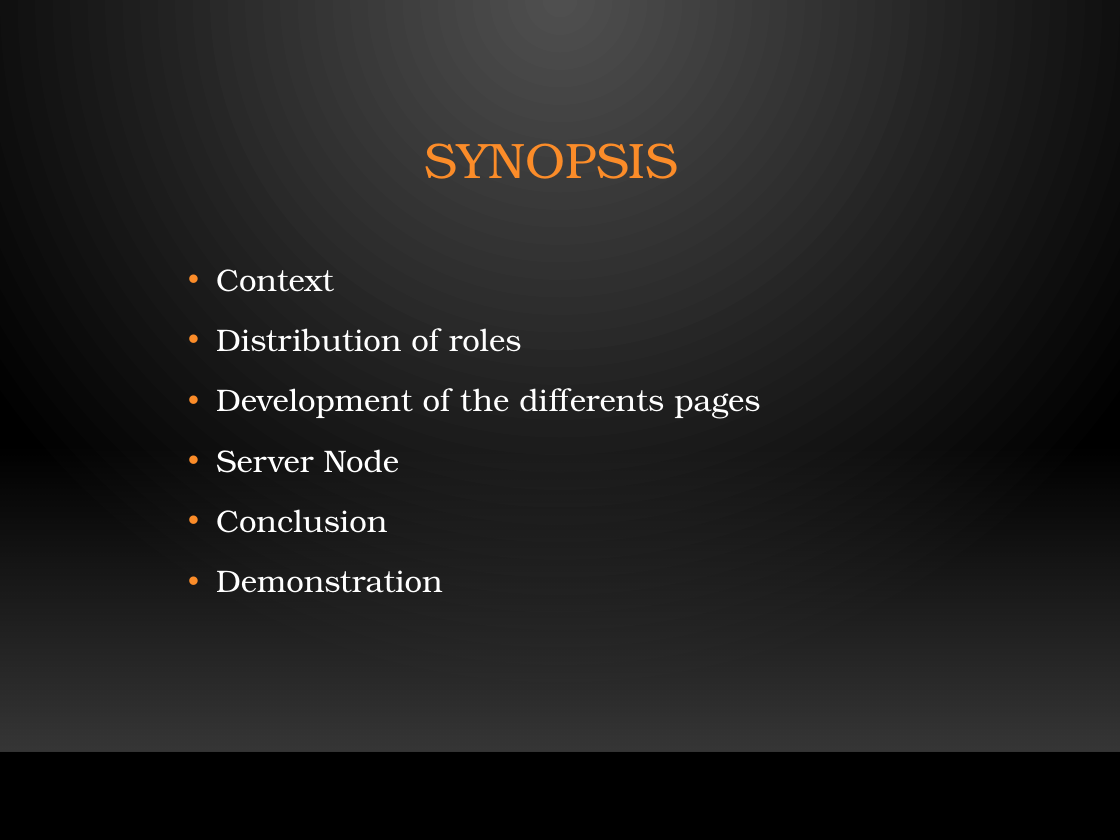
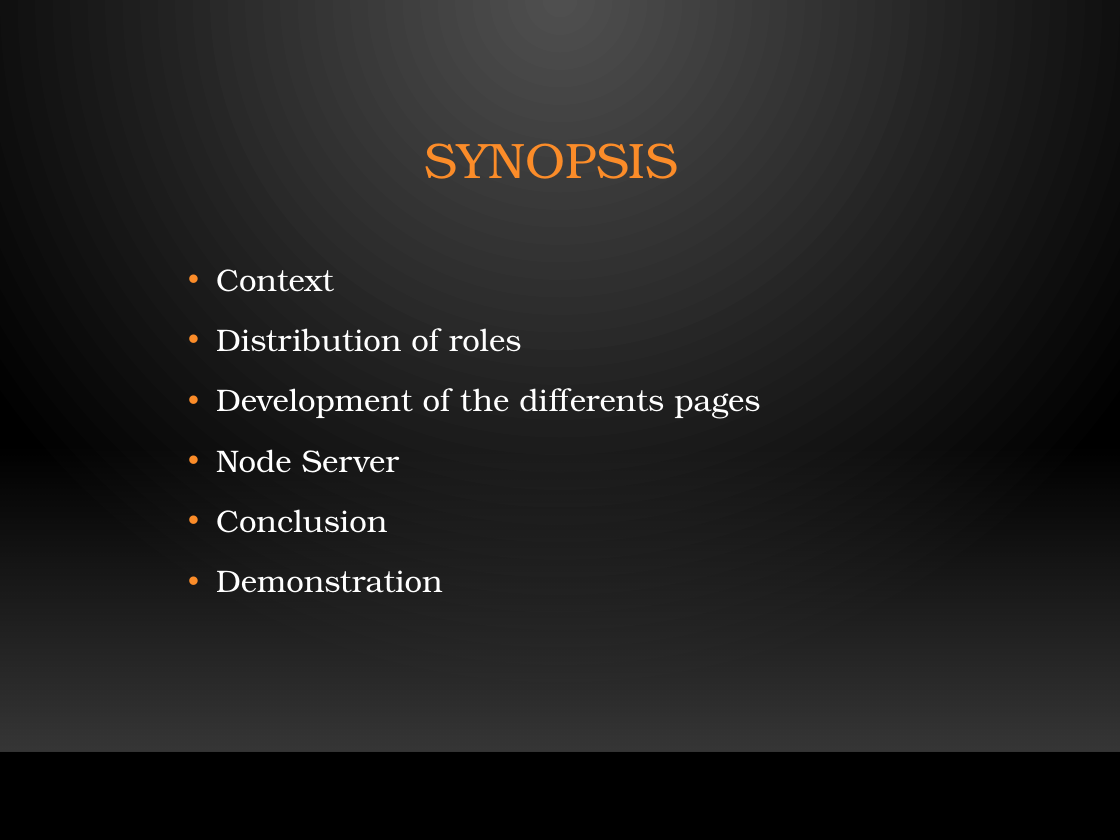
Before and after one commit to HugoChambefort/Projet-Web, a slide deck: slide 2 of Doc/Website-BDE-Toulouse-Presentation.pptx. Drawn at 1120x840 pixels with LibreOffice and Linux fonts; fonts in the diff are those of the drawing; background and template pictures are left out. Boxes give left, top, right and bottom in pixels: in the first picture for what was removed or moved away, otherwise in the second. Text is boxed around its words. In the diff, an @@ line names an element or a change of style, - is before the commit and + after.

Commit message:
pptx

```diff
--- a/Doc/Website-BDE-Toulouse-Presentation.pptx
+++ b/Doc/Website-BDE-Toulouse-Presentation.pptx
@@ text at (x1=216, y1=449, x2=400, y2=473): text changed @@
-• Server Node
+• Node Server
```
